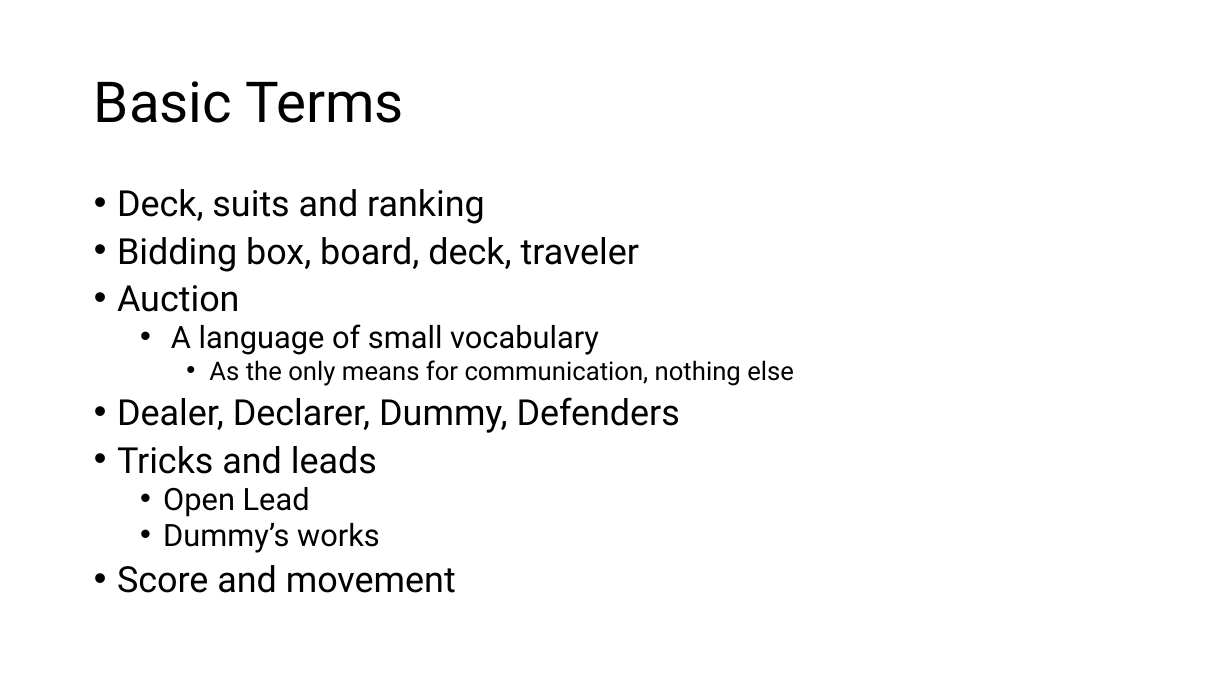
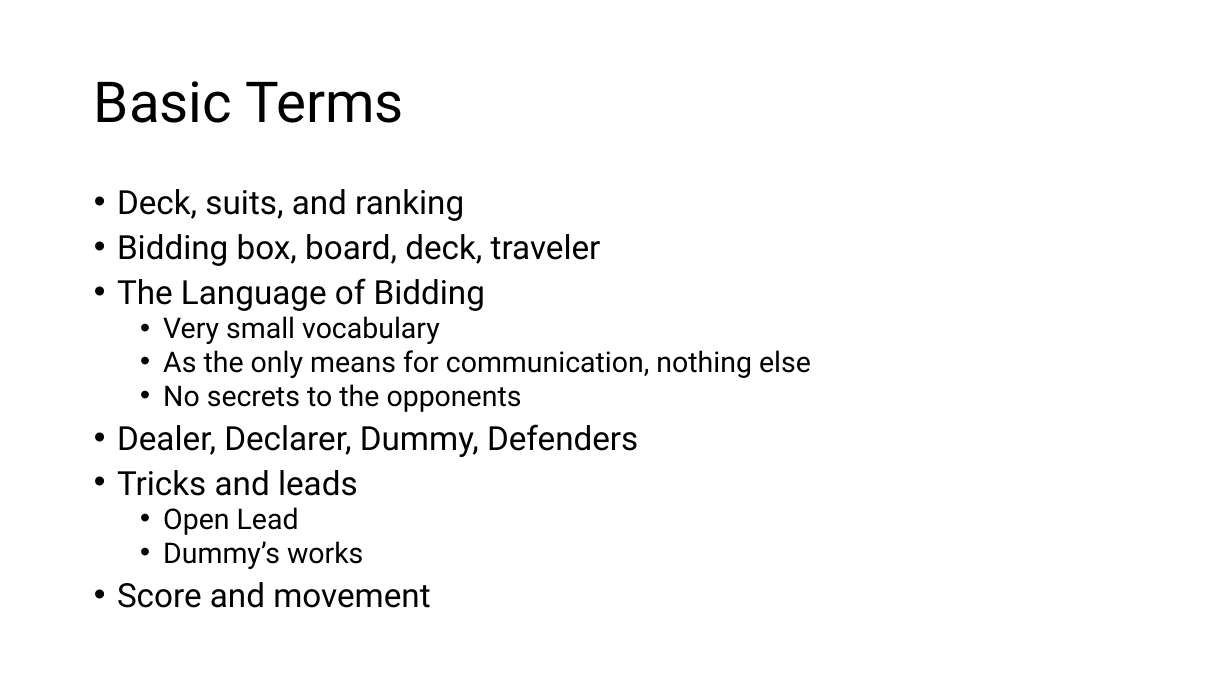
Before and after one commit to sywhub/bridge101, a slide deck: slide 4 of lectures.pptx. Drawn at 1232x693 pixels with LibreOffice and Linux fonts; fonts in the diff are those of the drawing; background and template pictures are left out. Boxes give left, top, right and bottom in pixels: in the first picture for what was removed or moved away, otherwise in the second. Text is boxed around its words. In the diff, an @@ line names an element or a change of style, - is before the commit and + after.

```diff
--- a/lectures.pptx
+++ b/lectures.pptx
@@ text at box(117, 189, 464, 221): text changed; size 28 to 25.9 pt @@
-• Deck, suits and ranking
+• Deck, suits, and ranking
@@ text at box(117, 234, 811, 608): size 28 to 25.9 pt in "Bidding box, board, deck, traveler", "Dealer, Declarer, Dummy, Defenders", "Tricks and leads", "Score and movement"; size 20 to 22.2 pt in "As the only means for communication, nothing ..."; size 24 to 22.2 pt in "Open Lead", "Dummy’s works"; list level 3 to 2 in "As the only means for ..." @@
@@ text at box(117, 278, 485, 344): text changed; size 24 to 25.9 pt @@
-• Auction
-  • A language of small vocabulary
+• The Language of Bidding
+  • Very small vocabulary
@@ text at box(163, 384, 522, 412): paragraph added @@
+  • No secrets to the opponents
```
Also in this commit, not shown: 11 other slides changed, 8 slides added, 1 slide removed.
